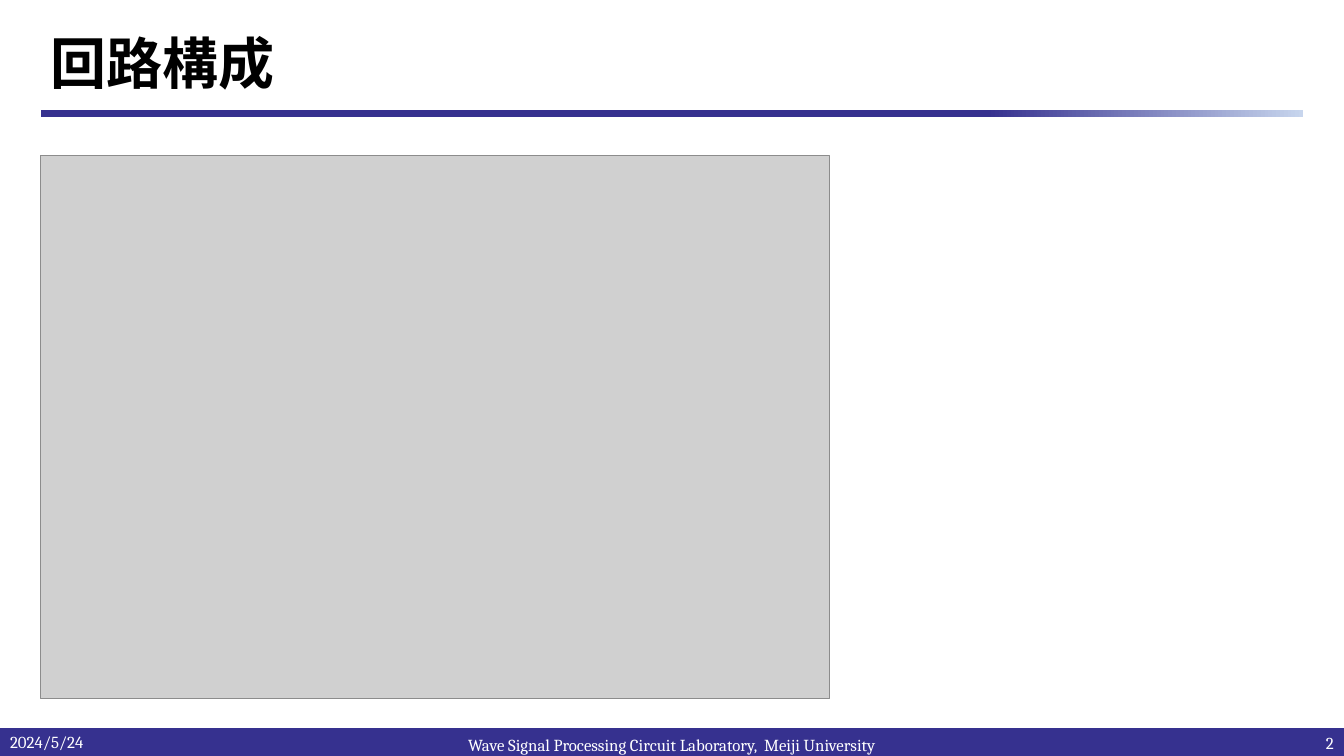
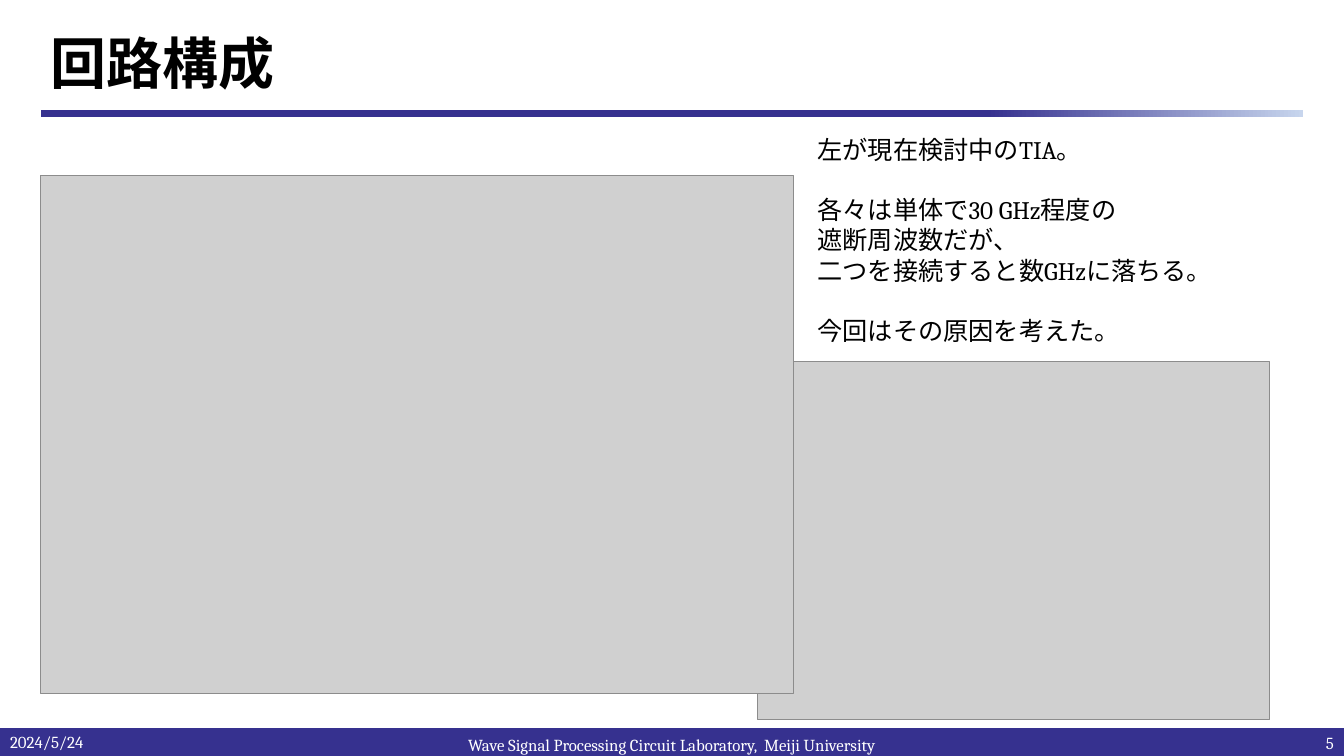
Before and after one commit to kjm-desktop10400/reserch, a slide deck: slide 5 of IHP_2024/20240524/2段構成TIAの検討.pptx (slide 2 before the commit). Drawn at 1344x756 pixels with LibreOffice and Linux fonts; fonts in the diff are those of the drawing; grey boxes stand for pictures; background and template pictures are left out. Boxes give left, top, right and bottom in pixels: in the first picture for what was removed or moved away, otherwise in the second. Text is boxed around its words. In the diff, an @@ line names an element or a change of style, - is before the commit and + after.

```diff
--- a/IHP_2024/20240524/2段構成TIAの検討.pptx
+++ b/IHP_2024/20240524/2段構成TIAの検討.pptx
@@ text added at (817,137,1212,342), 18 pt, text #000000 @@
+左が現在検討中のTIA。
+各々は単体で30 GHz程度の
+遮断周波数だが、
+二つを接続すると数GHzに落ちる。
+今回はその原因を考えた。
@@ picture: place and size @@
-picture at (41,156,831,699)
+picture at (41,175,795,694)
@@ picture added at (758,362,1269,720) @@
@@ page number at (1326,737,1334,749): text changed @@
-2
+5
```
Also in this commit, not shown: 4 other slides changed, 4 slides added, 7 other files.
